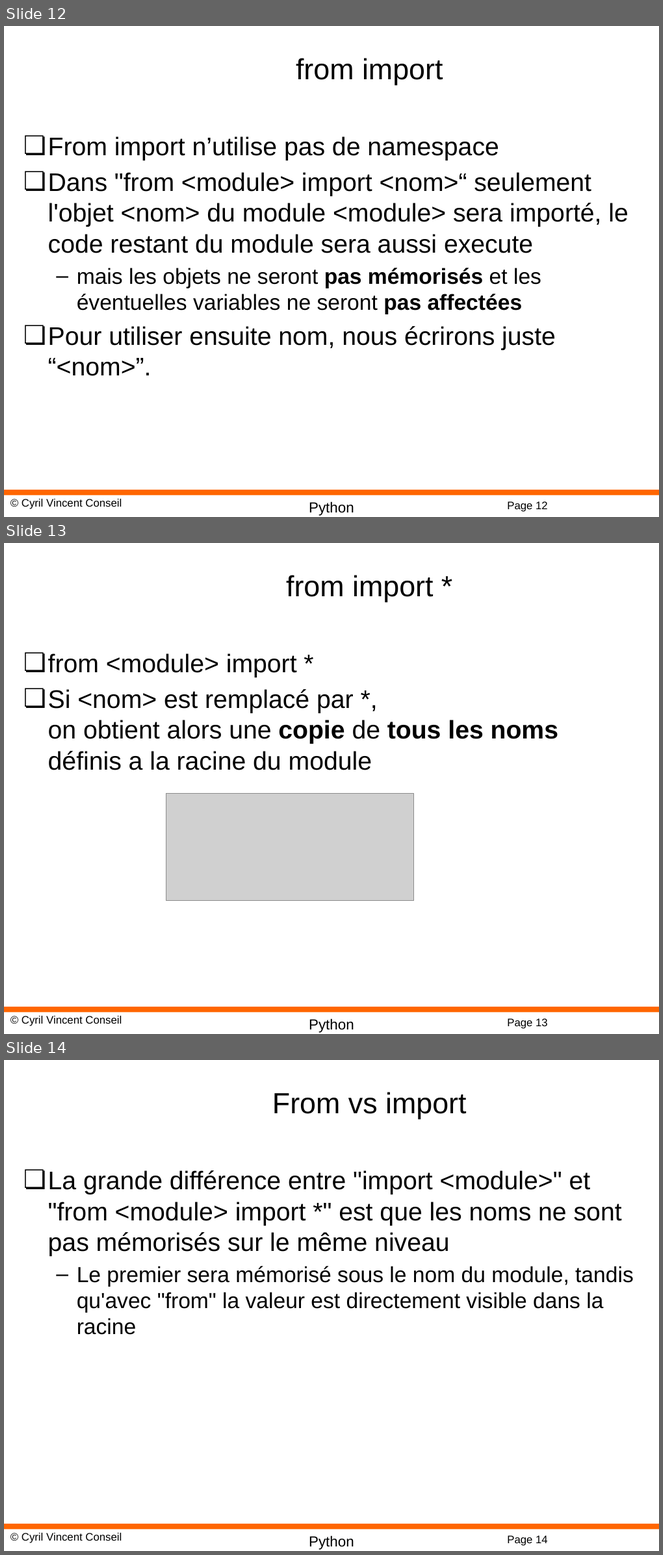
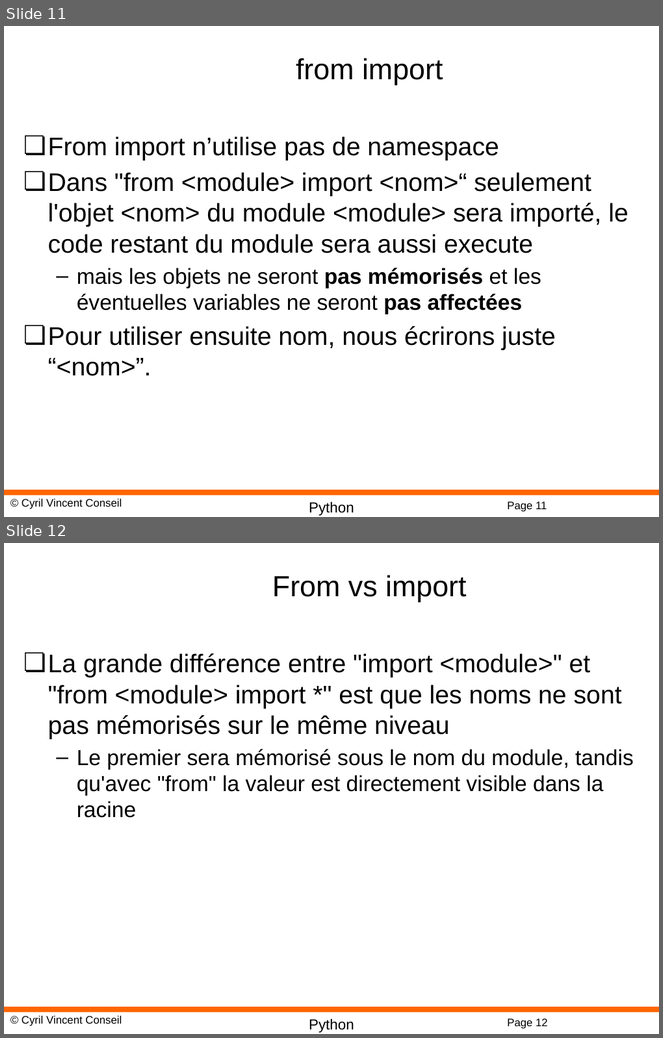
Before and after one commit to cyrilvincent/math, a slide deck: ppt/PythonMath02-Python.pptx. Shown one above the other, each under a label of ours: slides 12, 13 and 14 before the commit, slides 11 and 12 after it. The pictures are 663x1555 and 663x1038 pixels, drawn with LibreOffice and Linux fonts; fonts in the diff are those of the drawing; grey boxes stand for pictures; background and template pictures are left out. Boxes give left, top, right and bottom in pixels: in the first picture for what was removed or moved away, otherwise in the second. Text is boxed around its words. In the diff, an @@ line names an element or a change of style, - is before the commit and + after.

```diff
--- a/ppt/PythonMath02-Python.pptx
+++ b/ppt/PythonMath02-Python.pptx
@@ slide 13 removed at <box>4,543,659,1034</box>, background #FFFFFF; not listed: 4 template elements that a slide beside it also shows @@
@@ title removed at <box>286,575,433,602</box> @@
-from import *
@@ text removed at <box>48,653,558,771</box> @@
-❏ from <module> import *
-❏ Si <nom> est remplacé par *, on obtient alors une copie de tous les noms définis a la racine du module
@@ picture removed at <box>166,794,414,901</box> @@
@@ what was slide 12 is now slide 11 @@
@@ page number at <box>507,502,547,512</box>: text changed @@
-Page 12
+Page 11
@@ what was slide 14 is now slide 12 @@
@@ page number at <box>507,1019,548,1029</box>: text changed @@
-Page 14
+Page 12
```
Also in this commit, not shown: 3 other slides removed, 1 other file.
